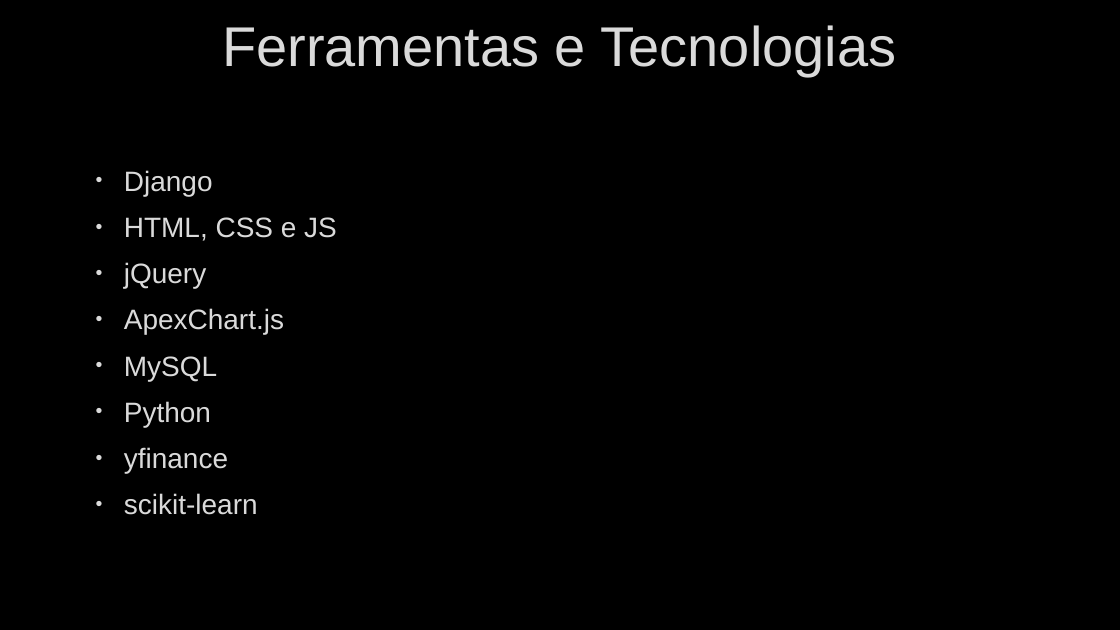
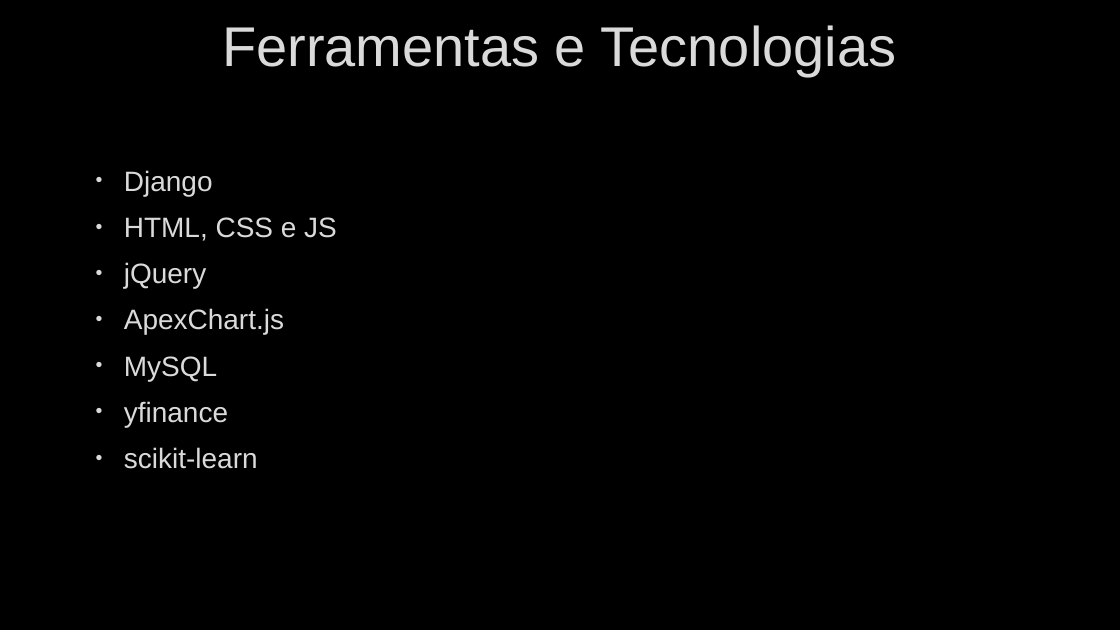
Before and after one commit to vitorxx1/MB-Stock-Monitor, a slide deck: slide 6 of documentos/apresentacao_final.pptx (slide 5 before the commit). Drawn at 1120x630 pixels with LibreOffice and Linux fonts; fonts in the diff are those of the drawing; background and template pictures are left out. Boxes give left, top, right and bottom in pixels: in the first picture for what was removed or moved away, otherwise in the second. Text is boxed around its words. In the diff, an @@ line names an element or a change of style, - is before the commit and + after.

```diff
--- a/documentos/apresentacao_final.pptx
+++ b/documentos/apresentacao_final.pptx
@@ text at (124, 401, 211, 427): paragraph removed @@
-• Python
```
Also in this commit, not shown: 4 other slides changed, 1 slide added, 1 other file.
